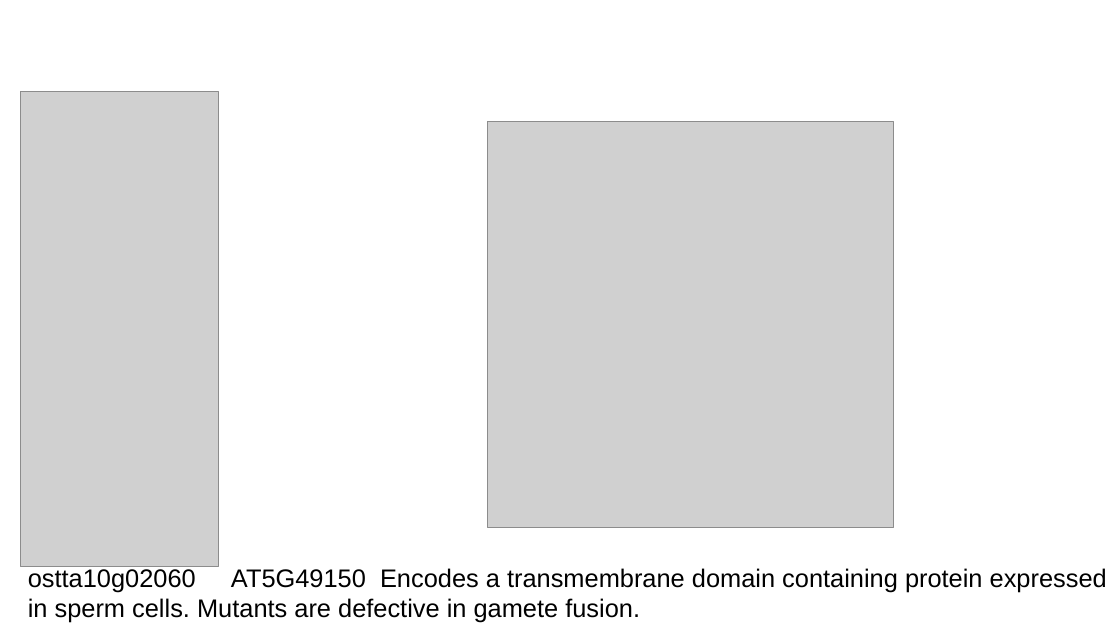
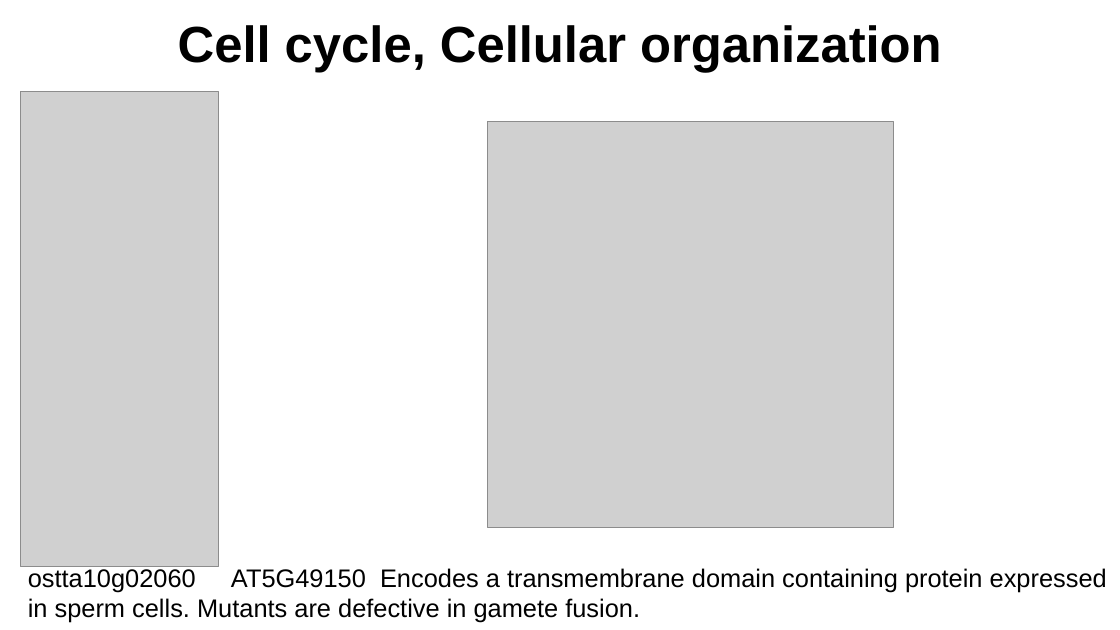
Before and after one commit to XristinaAr/ECTOR, a slide deck: slide 13 of presentations/presentation_k27.odp (slide 7 before the commit). Drawn at 1120x630 pixels with LibreOffice and Linux fonts; fonts in the diff are those of the drawing; grey boxes stand for pictures. Boxes give left, top, right and bottom in pixels: in the first picture for what was removed or moved away, otherwise in the second. Text is boxed around its words. In the diff, an @@ line names an element or a change of style, - is before the commit and + after.

Commit message:
added presentation pdf

```diff
--- a/presentations/presentation_k27.odp
+++ b/presentations/presentation_k27.odp
@@ title added at (178, 25, 942, 72), 36 pt, text #000000, bold @@
+Cell cycle, Cellular organization
```
Also in this commit, not shown: 2 other files.
